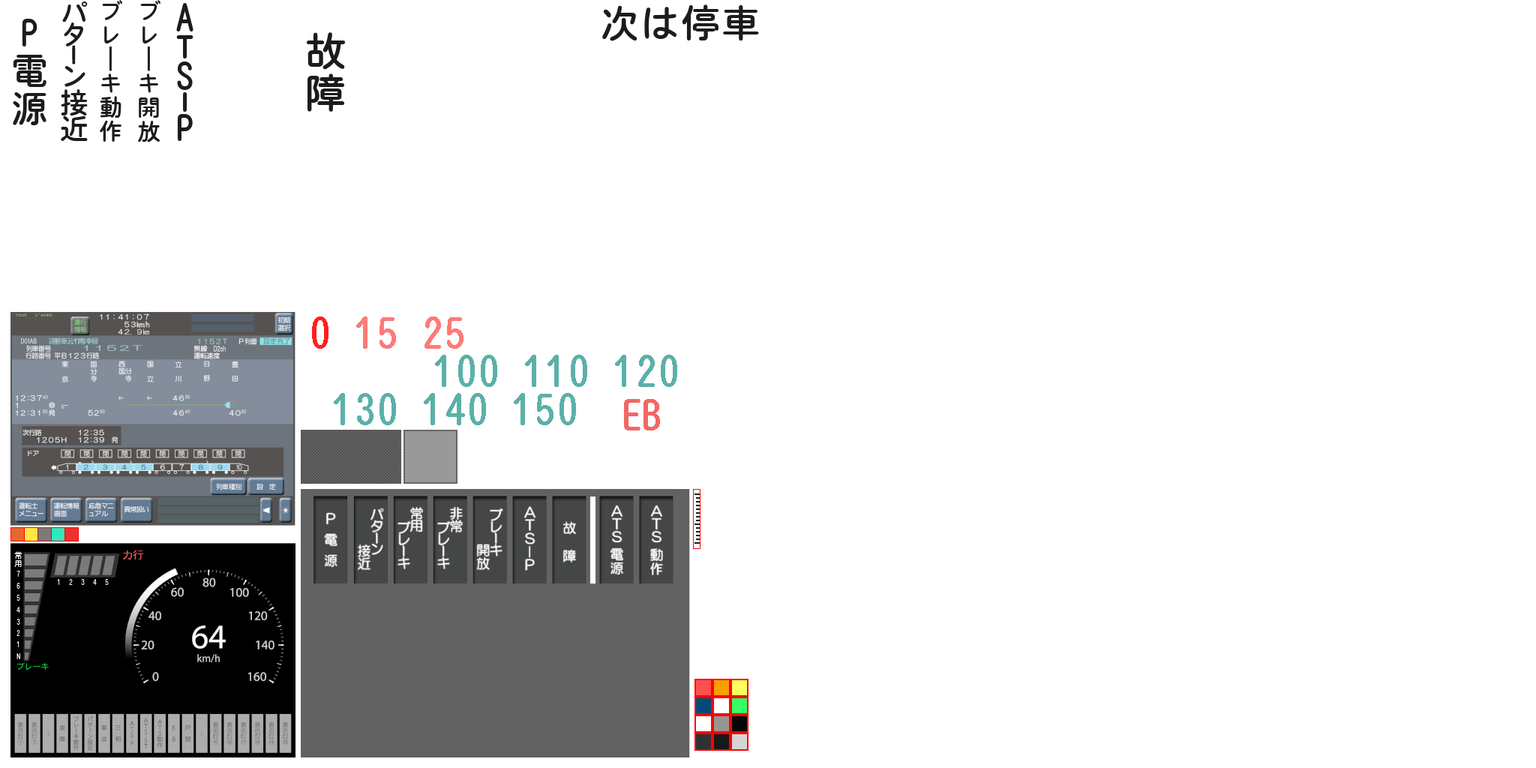
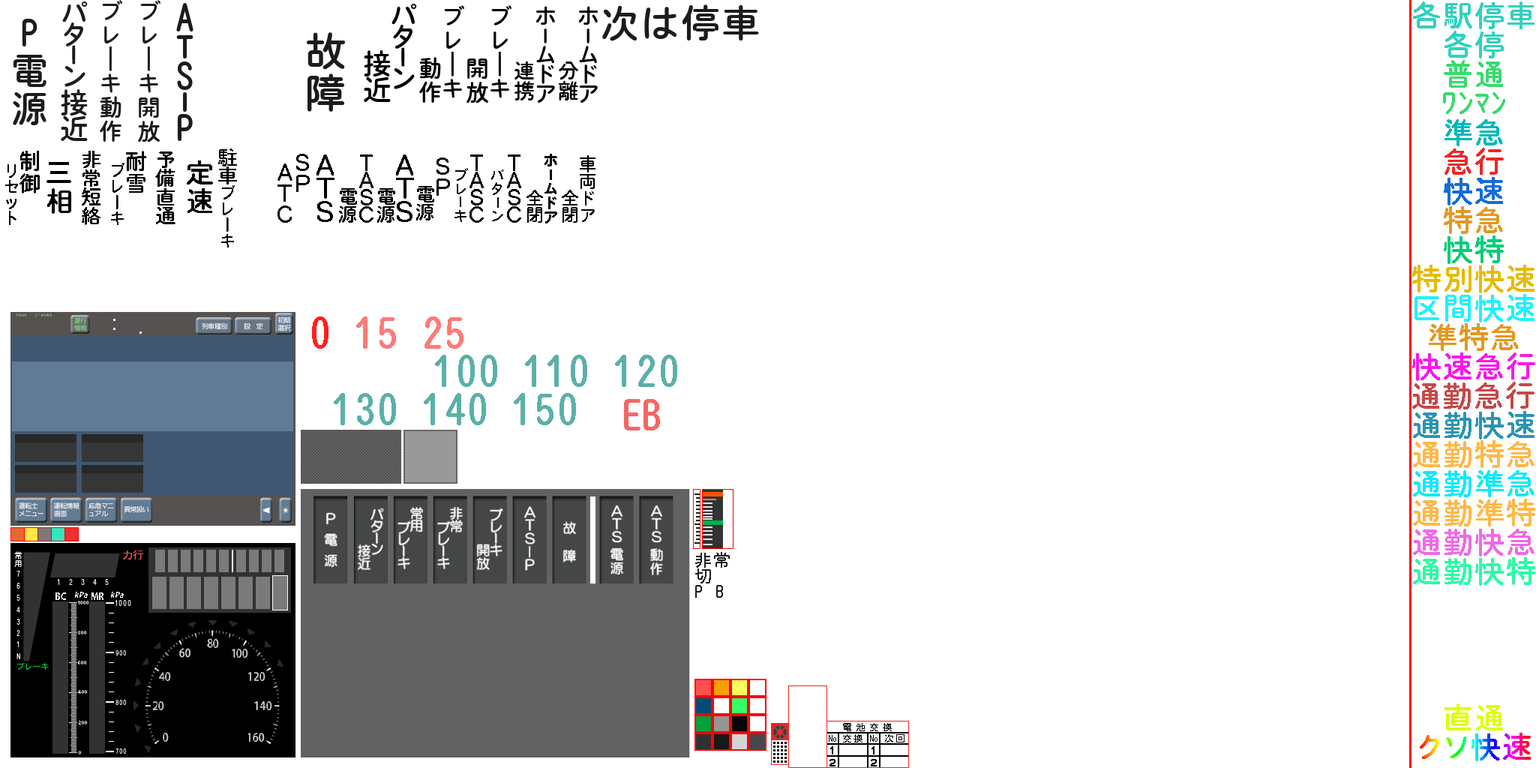
Layers edited between the first and the second w=1536, h=768 image:
added group "新式(黒文字" with 39 layers above "貼り付けられたレイヤー #6" over [5, 3, 598, 248]
added group "小さな方" with 26 layers in group "新式(黒文字" over [277, 3, 598, 224]
added layer "ホームドア #1" in group "小さな方" over [578, 5, 598, 103]
added layer "ホームドア" in group "小さな方" over [535, 5, 555, 103]
added layer "ﾌﾞﾚｰｷ開放" in group "小さな方" over [466, 5, 512, 104]
added layer "ﾌﾞﾚｰｷ動作" in group "小さな方" over [419, 5, 465, 103]
added layer "ﾊﾟﾀｰﾝ接近" in group "小さな方" over [363, 3, 417, 102]
added group "大きな方" with 11 layers in group "新式(黒文字" over [5, 148, 237, 248]
added layer "予備直通" in group "大きな方" over [155, 151, 176, 225]
painted on "LCD2" over [10, 311, 296, 526]
renamed "貼り付けられたレイヤー" to "BRAKE", hid it over [24, 554, 48, 660]
added layer "BRAKE_Meter" in group "LCD01" over [55, 591, 132, 755]
added layer "表記類" in group "LCD01" over [152, 549, 288, 611]
added layer "背景" in group "LCD01" over [133, 620, 285, 753]
painted on "LCD1" over [10, 542, 296, 754]
added layer "非常 ..." above "発報 ..." over [695, 551, 730, 598]
added layer "貼り付けられたレイヤー #2" above "貼り付けられたレイヤー #4" over [1412, 381, 1535, 410]
added layer "貼り付けられたレイヤー #4" above "貼り付けられたレイヤー #5" over [1419, 732, 1531, 762]
added layer "貼り付けられたレイヤー #5" above "各駅停車 ..." over [1419, 732, 1531, 762]
added layer "各駅停車 ..." above "貼り付けられたレイヤー #1" over [1412, 1, 1536, 762]
added layer "貼り付けられたレイヤー #1" above "貼り付けられたレイヤー" over [1412, 352, 1536, 381]
added layer "貼り付けられたレイヤー" above "layer2" over [1445, 176, 1503, 206]
painted on "layer2" over [10, 0, 1412, 768]
added layer "layer1" above "線引用" over [10, 429, 767, 751]
…and 35 more changes (34 added, 1 renamed, 1 visibility)
